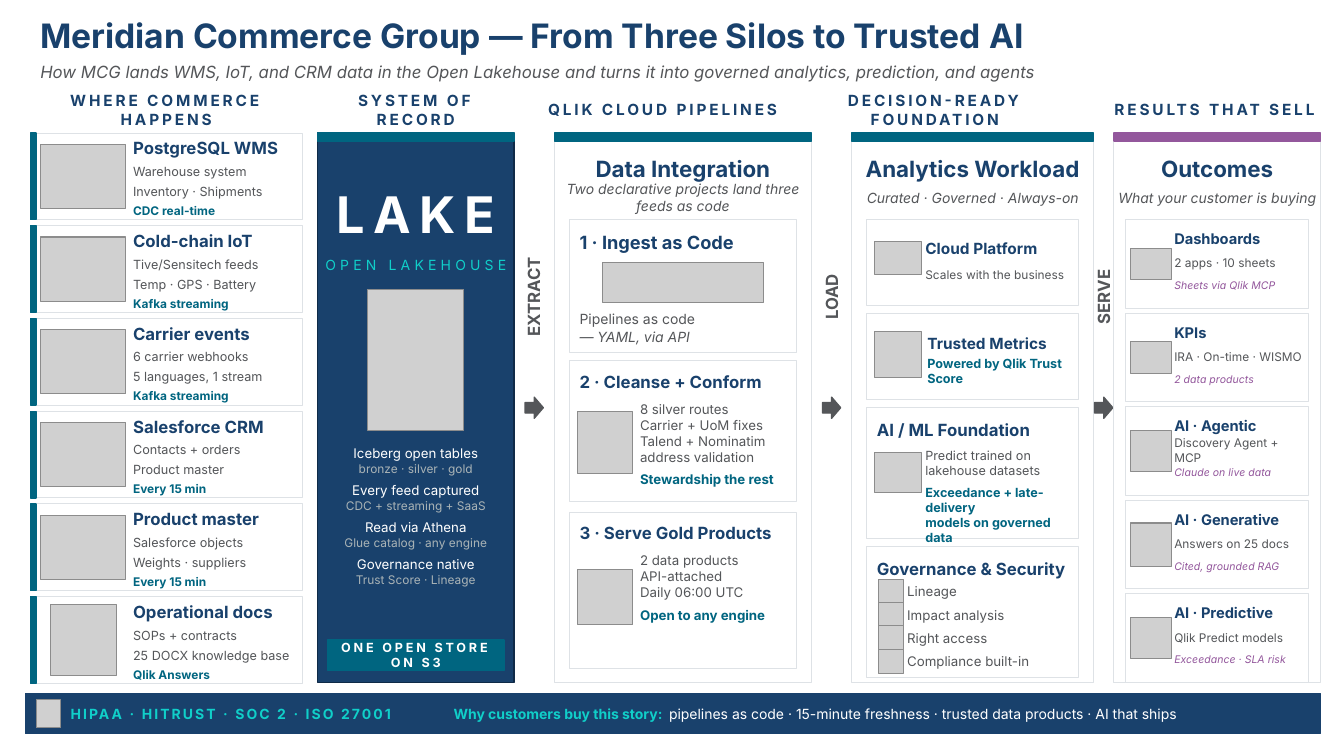
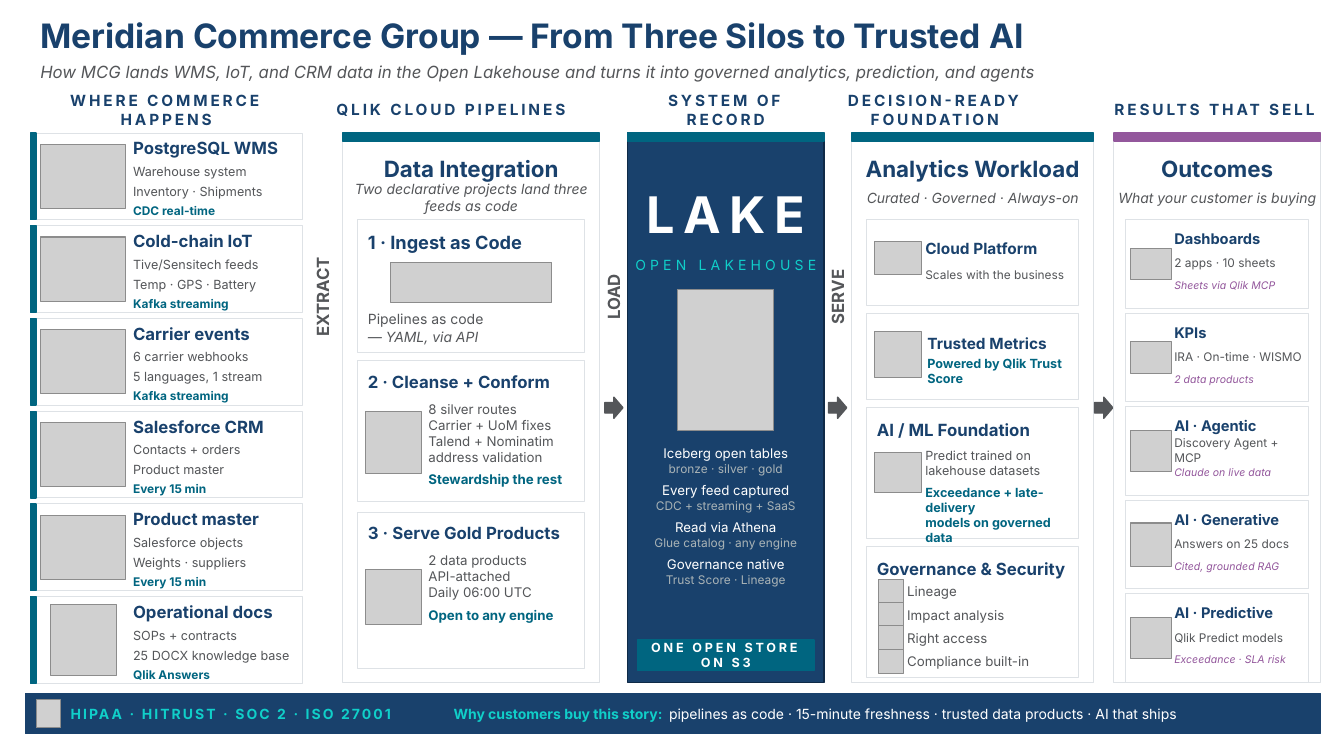
Before and after one commit to robertschoenfeldqlik/meridan_retail_group_qlik_demo_assets, a slide deck: slide 1 of MCG_Marketecture.pptx. Drawn at 1344x756 pixels with LibreOffice and Linux fonts; fonts in the diff are those of the drawing; grey boxes stand for pictures. Boxes give left, top, right and bottom in pixels: in the first picture for what was removed or moved away, otherwise in the second. Text is boxed around its words. In the diff, an @@ line names an element or a change of style, - is before the commit and + after.

```diff
--- a/MCG_Marketecture.pptx
+++ b/MCG_Marketecture.pptx
@@ text "LOAD": place and size @@
-text "LOAD" at (822, 278, 842, 318)
+text "LOAD" at (604, 278, 624, 318)
@@ text "SERVE": place and size @@
-text "SERVE" at (1094, 275, 1114, 323)
+text "SERVE" at (828, 275, 848, 323)
@@ right arrow: place and size @@
-right arrow at (525, 397, 543, 418)
+right arrow at (605, 397, 623, 418)
@@ right arrow: place and size @@
-right arrow at (823, 397, 841, 418)
+right arrow at (829, 397, 847, 418)
@@ 11 texts, 5 rectangles, 3 pictures: place and size @@
-11 texts, 5 rectangles, 3 pictures at (525, 103, 812, 683)
+11 texts, 5 rectangles, 3 pictures at (313, 103, 600, 683)
@@ 5 texts, 3 rectangles, 1 picture: place and size @@
-5 texts, 3 rectangles, 1 picture at (318, 94, 514, 683)
+5 texts, 3 rectangles, 1 picture at (627, 94, 824, 683)
```
Also in this commit, not shown: 1 other file.
